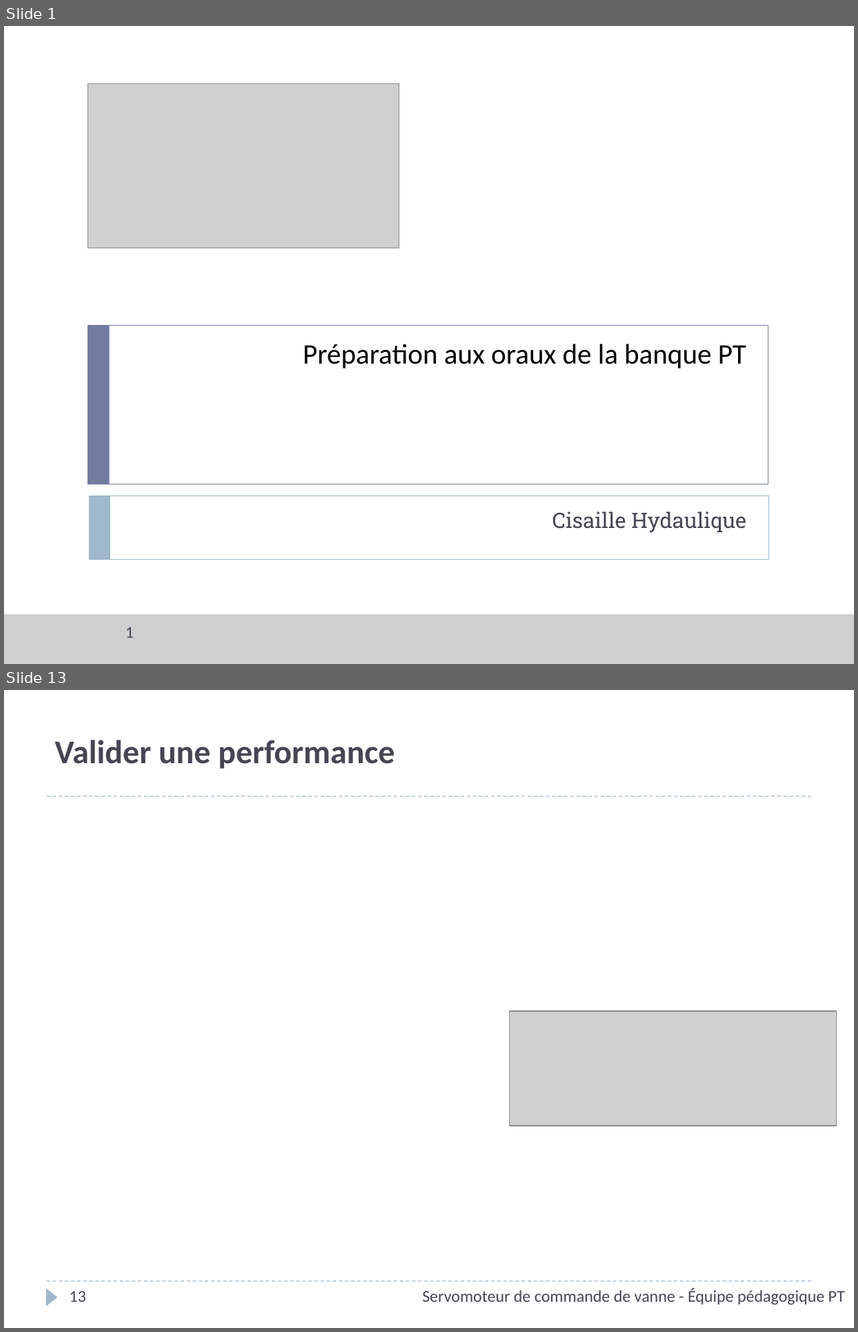
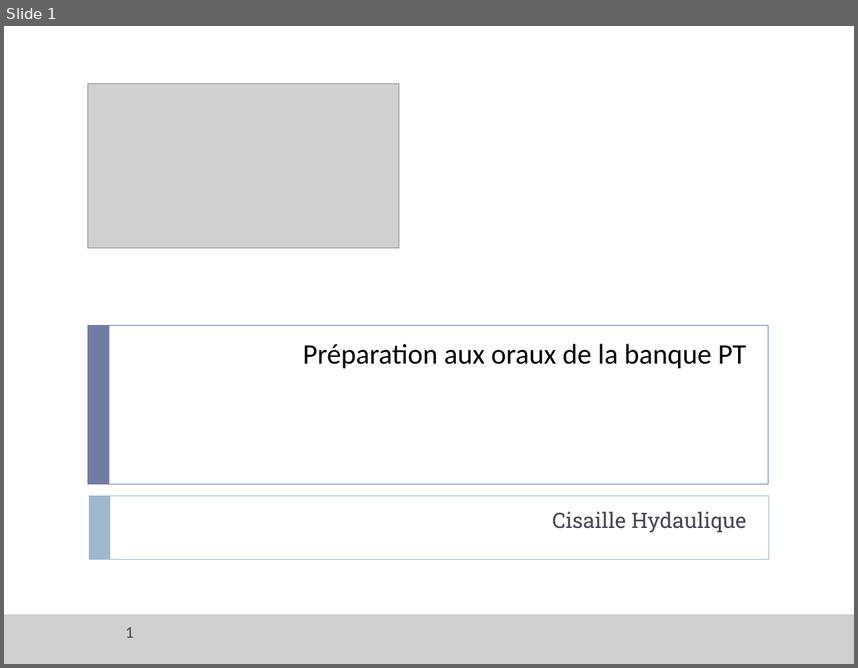
Before and after one commit to xpessoles/PT_Oraux, a slide deck: Interrogation_SII/03_Cisaille hydraulique/ServoMoteur_CommandeVanne_Corrige.pptx. Shown one above the other, each under a label of ours: slides 1 and 13 before the commit, slide 1 after it; the slides between them are not shown. The pictures are 858x1332 and 858x668 pixels, drawn with LibreOffice and Linux fonts; fonts in the diff are those of the drawing; grey boxes stand for pictures; background and template pictures are left out. Boxes give left, top, right and bottom in pixels: in the first picture for what was removed or moved away, otherwise in the second. Text is boxed around its words. In the diff, an @@ line names an element or a change of style, - is before the commit and + after.

```diff
--- a/Interrogation_SII/03_Cisaille hydraulique/ServoMoteur_CommandeVanne_Corrige.pptx
+++ b/Interrogation_SII/03_Cisaille hydraulique/ServoMoteur_CommandeVanne_Corrige.pptx
@@ slide 13 removed at [4,690,854,1328], background #FFFFFF @@
@@ title removed at [55,740,395,769] @@
-Valider une performance
@@ line removed from (47, 796) to (811, 796) @@
@@ picture removed at [509,1010,836,1125] @@
@@ line removed from (47, 1281) to (811, 1281) @@
@@ triangle removed at [47,1288,58,1305] @@
@@ text removed at [422,1288,845,1304] @@
-Servomoteur de commande de vanne - Équipe pédagogique PT
@@ page number removed at [70,1290,86,1301] @@
-13
```
Also in this commit, not shown: 2 slides changed, 9 other slides removed, 2 other files.
